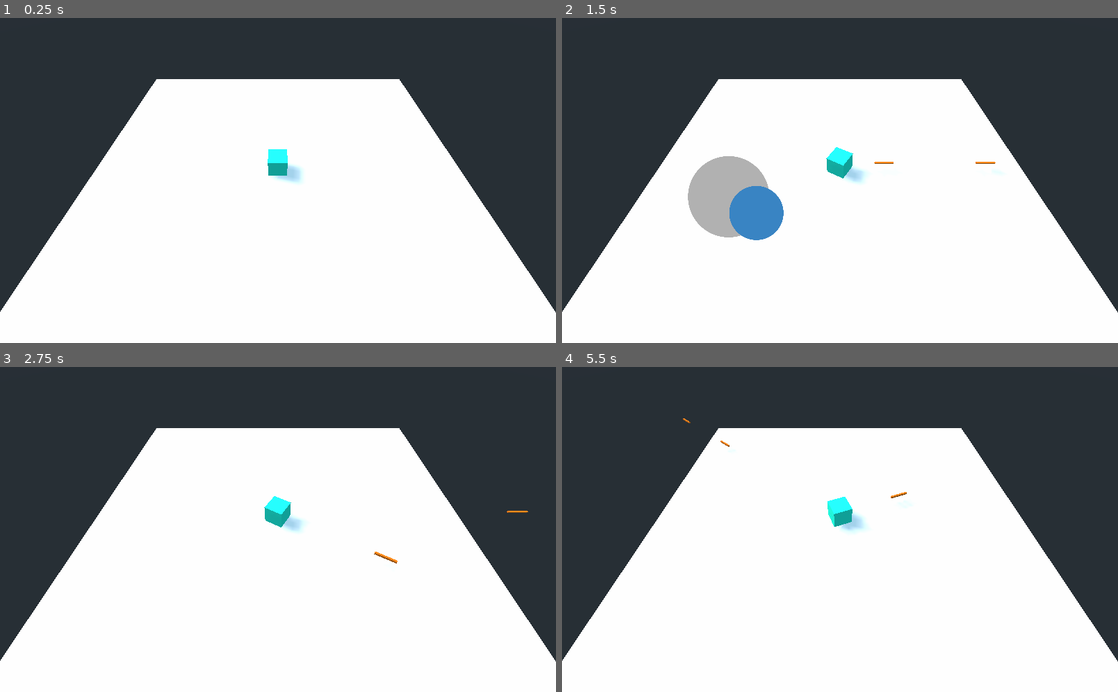
Above: before the commit, frames 1-4 (two rows, left to right).
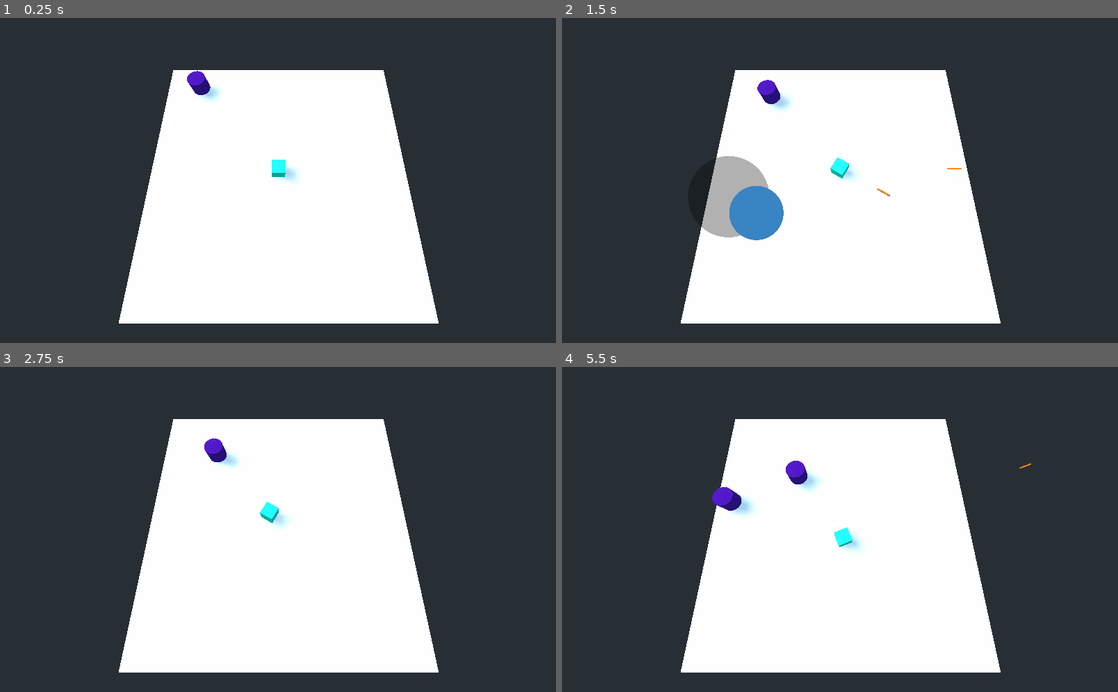
Above: after the commit, the same moments.

Repository: jeffsieu/coma-dash
Game: Godot game, scene res://MainLevel.tscn
The game is run twice, just before and just after one commit, with the same random seed, the same clock (stepped at 60 frames per second) and the same inputs.
Inputs (mouse positions are in pixels of both pictures, inside the frame that each line leads up to):
- Up to frame 1 (0.25 s): no input
- Up to frame 2 (1.5 s): move the mouse to (962, 164) at 0.52 s; click (962, 164) at 0.67 s; drag from (728, 196) to (812, 245) at 1.27 s
- Up to frame 3 (2.75 s): move the mouse to (333, 458) at 2.02 s; click (333, 458) at 2.17 s
- Up to frame 4 (5.5 s): drag from (812, 594) to (673, 480) at 2.77 s; move the mouse to (1006, 578) at 3.52 s; click (1006, 578) at 3.67 s; drag from (673, 480) to (756, 448) at 4.27 s; move the mouse to (867, 529) at 5.02 s; click (867, 529) at 5.17 s

The runs differ from the first frame. In frame 1, 26% of the frame differs, in the area x 0-100%, y 16-100%; in frame 2, 27%; in frame 3, 27%; in frame 4, 27%, in the area x 0-100%, y 15-100%.

Commit message:
Add basic zombies, and friction

Diff:
--- a/Bullet/Bullet.gd
+++ b/Bullet/Bullet.gd
@@ -2,7 +2,8 @@
 
 var timer = 0
 var decay_limit = 2
-var speed = 1000
+var speed = 100
+var damage = 30
 
 # Called when the node enters the scene tree for the first time.
 func _ready():
@@ -15,4 +16,8 @@
 
 func _physics_process(delta):
 	var velocity = transform.basis.z * speed
-	velocity = move_and_slide(velocity * delta)
+	var collision = move_and_collide(velocity * delta)
+	if collision:
+		if collision.collider.name == "Zombie":
+			collision.collider.damage(self)
+			queue_free()
--- a/Joystick/JoystickKnob.gd
+++ b/Joystick/JoystickKnob.gd
@@ -15,8 +15,6 @@
 	if event is InputEventScreenDrag:
 		var new_position = event.position
 		var parent_position = $"..".global_position
-
-		var angle = parent_position.angle_to(new_position)
 		var direction_vector = new_position - parent_position
 		direction_vector = direction_vector.clamped(parent_radius * parent_scale.x)
 		new_position = parent_position + direction_vector
--- a/MainLevel.tscn
+++ b/MainLevel.tscn
@@ -1,10 +1,11 @@
-[gd_scene load_steps=9 format=2]
+[gd_scene load_steps=10 format=2]
 
 [ext_resource path="res://Player/Player.tscn" type="PackedScene" id=1]
 [ext_resource path="res://Joystick/knob.png" type="Texture" id=2]
 [ext_resource path="res://Joystick/back.png" type="Texture" id=3]
 [ext_resource path="res://Joystick/Joystick.gd" type="Script" id=4]
 [ext_resource path="res://Joystick/JoystickKnob.gd" type="Script" id=5]
+[ext_resource path="res://ZombieSpawner.gd" type="Script" id=6]
 
 [sub_resource type="BoxShape" id=1]
 
@@ -13,6 +14,7 @@
 [sub_resource type="CircleShape2D" id=3]
 
 [node name="Level" type="Spatial"]
+script = ExtResource( 6 )
 
 [node name="Floor" type="StaticBody" parent="."]
 transform = Transform( 20, 0, 0, 0, 1, 0, 0, 0, 20, 0, -3.24301, 0 )
@@ -21,11 +23,13 @@
 shape = SubResource( 1 )
 
 [node name="CSGMesh" type="CSGMesh" parent="Floor"]
+transform = Transform( 1, 0, 0, 0, 1, 0, 0, 0, 1, 0, 0, 0 )
 cast_shadow = 0
 mesh = SubResource( 2 )
 
 [node name="Camera" type="Camera" parent="."]
-transform = Transform( -1.03505e-07, 0.772257, -0.63531, 1.25817e-07, 0.63531, 0.772257, 1, -3.41061e-13, -1.62921e-07, -17.2043, 16.6914, 0.0187969 )
+transform = Transform( -3.89697e-08, 0.970972, -0.239194, 1.58191e-07, 0.239194, 0.970972, 1, -7.10543e-15, -1.62921e-07, -7.02198, 19.7919, -0.0807962 )
+fov = 96.0
 
 [node name="Player" parent="." instance=ExtResource( 1 )]
 
--- a/Player/Player.gd
+++ b/Player/Player.gd
@@ -1,18 +1,16 @@
 extends KinematicBody
 
-var movement_speed = 1
+var movement_speed = 0.5
 var velocity_limit = 5
 var acceleration = 0.2
 var gravity = 5
+var friction = 0.7
 
-var shoot_interval = 0.5
+var shoot_interval = 0.1
 var shoot_cooldown = 0
 
 var velocity = Vector3()
 var is_shooting = false
-
-func _ready():
-	velocity.y = -gravity
 
 func _get_joystick_direction():
 	return $"/root/Level/Joystick/JoystickKnob".joystick_direction
@@ -21,7 +19,6 @@
 	var has_shot = shoot_cooldown <= 0
 	if has_shot:
 		shoot_cooldown += shoot_interval
-		var direction = _get_joystick_direction()
 		var bullet_resource = preload("res://Bullet/Bullet.tscn")
 		var bullet = bullet_resource.instance()
 		bullet.transform.origin = transform.origin + transform.basis.z * 2.2
@@ -50,6 +47,7 @@
 		if has_shot:
 			velocity += direction * movement_speed * pow(direction.angle_to(velocity), 2)
 	else:
+		velocity = velocity * pow((1 - friction), delta)
 		shoot_cooldown = 0
-
+	velocity.y = -gravity
 	velocity = move_and_slide(velocity)
--- /dev/null
+++ b/Zombie/Zombie.gd
@@ -0,0 +1,21 @@
+extends KinematicBody
+
+var health = 100
+var movement_speed = 2
+var velocity = Vector3()
+var gravity = 5
+
+func _physics_process(delta):
+	var direction_to_player = ($"/root/Level/Player".transform.origin - transform.origin).normalized()
+
+	velocity.y = -gravity
+	velocity = move_and_slide(movement_speed * direction_to_player)
+
+func damage(bullet):
+	print('im dmaged')
+	health -= bullet.damage
+	if health <= 0:
+		_die()
+
+func _die():
+	.queue_free()
--- /dev/null
+++ b/Zombie/Zombie.tscn
@@ -0,0 +1,21 @@
+[gd_scene load_steps=5 format=2]
+
+[ext_resource path="res://Zombie/Zombie.gd" type="Script" id=1]
+
+[sub_resource type="CylinderShape" id=1]
+
+[sub_resource type="CylinderMesh" id=2]
+
+[sub_resource type="SpatialMaterial" id=3]
+albedo_color = Color( 0.301961, 0, 0.654902, 1 )
+
+[node name="Zombie" type="KinematicBody"]
+transform = Transform( 1.5, 0, 0, 0, 1, 0, 0, 0, 1.5, 0, 0, 0 )
+script = ExtResource( 1 )
+
+[node name="CollisionShape" type="CollisionShape" parent="."]
+shape = SubResource( 1 )
+
+[node name="CSGMesh" type="CSGMesh" parent="."]
+mesh = SubResource( 2 )
+material = SubResource( 3 )
--- /dev/null
+++ b/ZombieSpawner.gd
@@ -0,0 +1,19 @@
+extends Spatial
+
+var count = 0
+var max_count = 15
+var respawn_time = 5
+var respawn_cooldown = 0
+var zombie_resource = preload("res://Zombie/Zombie.tscn")
+
+func _process(delta):
+
+	if respawn_cooldown <= 0:
+		respawn_cooldown += respawn_time
+		count += 1
+		var zombie = zombie_resource.instance()
+		var floor_node = $"Floor"
+		randomize()
+		zombie.transform.origin = Vector3(rand_range(-floor_node.scale.x, floor_node.scale.x), -zombie.scale.y, rand_range(-floor_node.scale.z, floor_node.scale.z))
+		$"..".add_child(zombie)
+	respawn_cooldown -= delta
Not shown, added: Joystick/back.png.import
Not shown, added: Joystick/knob.png.import
Not shown, added: icon.png.import
